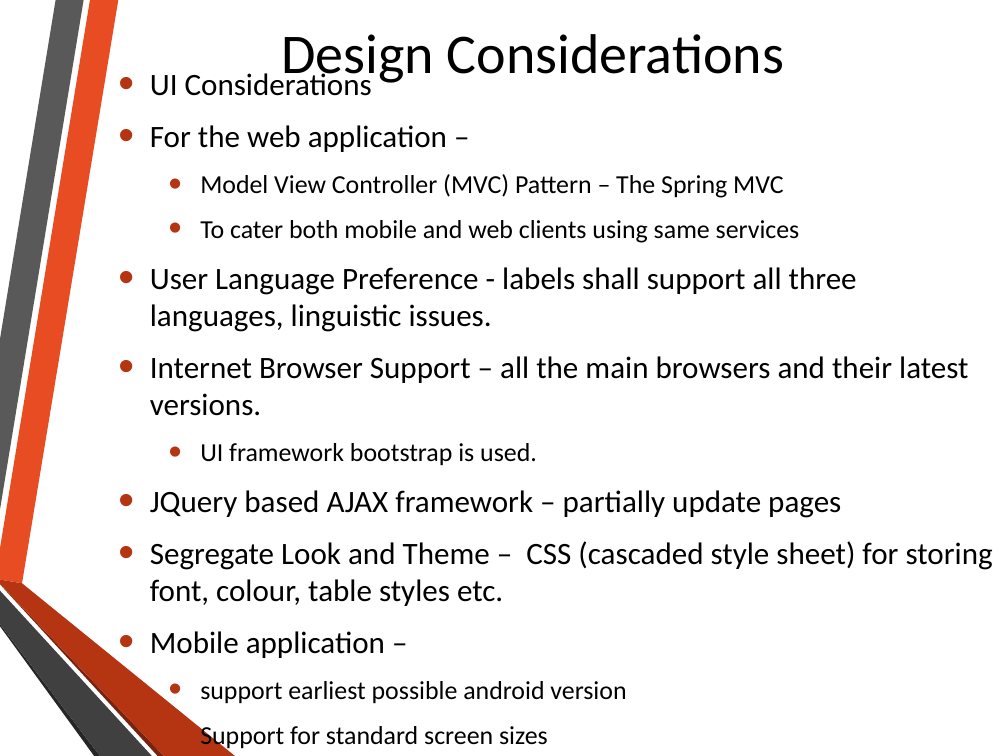
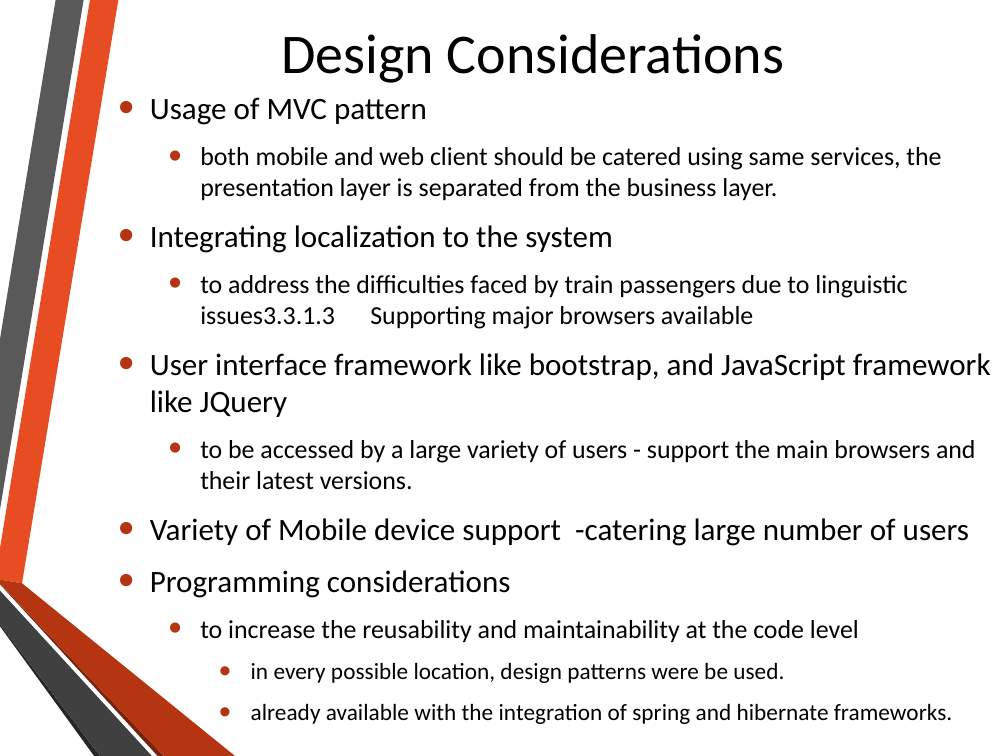
Before and after one commit to nadee158/cbtls, a slide deck: slide 17 of FinalSubmission/msc_final_presentation.pptx (slide 22 before the commit). Drawn at 1008x756 pixels with LibreOffice and Linux fonts; fonts in the diff are those of the drawing; background and template pictures are left out. Boxes give left, top, right and bottom in pixels: in the first picture for what was removed or moved away, otherwise in the second. Text is boxed around its words. In the diff, an @@ line names an element or a change of style, - is before the commit and + after.

Commit message:
modified

```diff
--- a/FinalSubmission/msc_final_presentation.pptx
+++ b/FinalSubmission/msc_final_presentation.pptx
@@ text at <box>150,97,991,724</box>: text changed; size 22.2 to 18.5 pt @@
-• UI Considerations
-• For the web application –
-  • Model View Controller (MVC) Pattern – The Spring MVC
-  • To cater both mobile and web clients using same services
-• User Language Preference - labels shall support all three languages, linguistic issues.
-• Internet Browser Support – all the main browsers and their latest versions.
-  • UI framework bootstrap is used.
-• JQuery based AJAX framework – partially update pages
-• Segregate Look and Theme – CSS (cascaded style sheet) for storing font, colour, table styles etc.
-• Mobile application –
-  • support earliest possible android version
-  • Support for standard screen sizes
+• Usage of MVC pattern
+  • both mobile and web client should be catered using same services, the presentation layer is separated from the business layer.
+• Integrating localization to the system
+  • to address the difficulties faced by train passengers due to linguistic issues3.3.1.3 Supporting major browsers available
+• User interface framework like bootstrap, and JavaScript framework like JQuery
+  • to be accessed by a large variety of users - support the main browsers and their latest versions.
+• Variety of Mobile device support -catering large number of users
+• Programming considerations
+  • to increase the reusability and maintainability at the code level
+    • in every possible location, design patterns were be used.
+    • already available with the integration of spring and hibernate frameworks.
```
Also in this commit, not shown: 6 other slides changed, 12 slides added, 3 slides removed.
